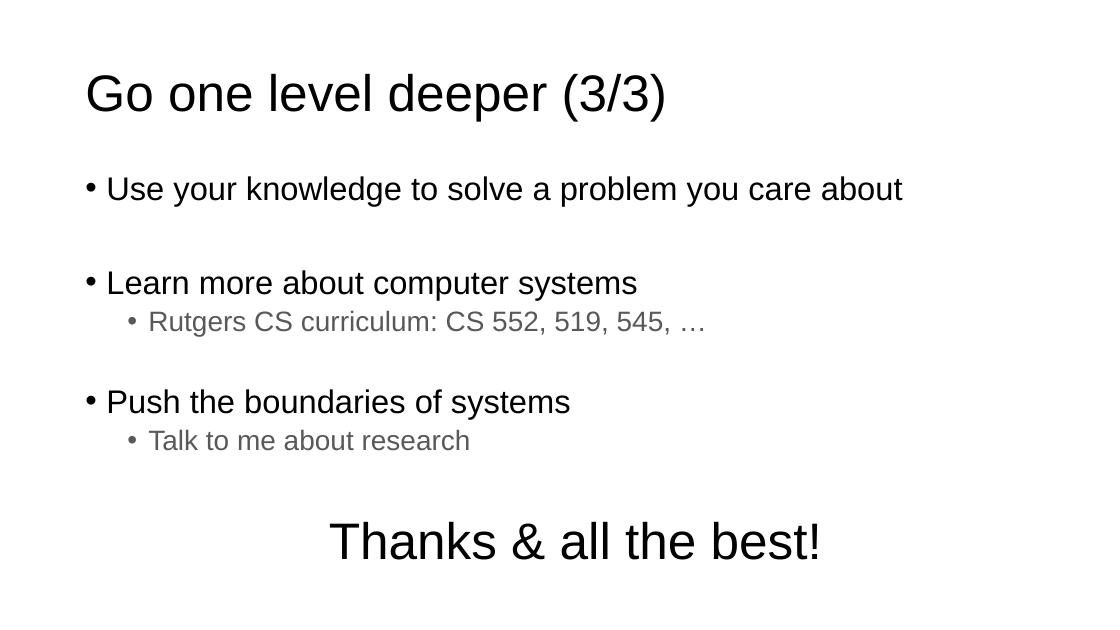
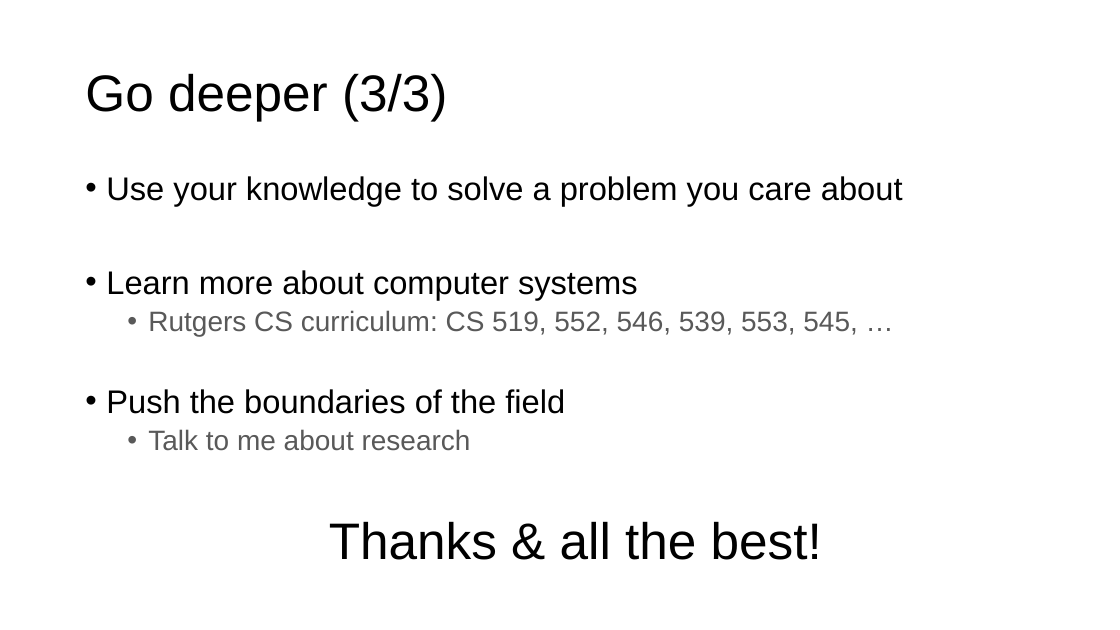
Before and after one commit to ngsrinivas/coursegen, a slide deck: slide 76 of ex/416-F23/staging/416-F23/lectures/13-crash-consistency.pptx (slide 77 before the commit). Drawn at 1120x630 pixels with LibreOffice and Linux fonts; fonts in the diff are those of the drawing. Boxes give left, top, right and bottom in pixels: in the first picture for what was removed or moved away, otherwise in the second. Text is boxed around its words. In the diff, an @@ line names an element or a change of style, - is before the commit and + after.

```diff
--- a/ex/416-F23/staging/416-F23/lectures/13-crash-consistency.pptx
+++ b/ex/416-F23/staging/416-F23/lectures/13-crash-consistency.pptx
@@ title at box(85, 73, 447, 121): text changed @@
-Go one level deeper (3/3)
+Go deeper (3/3)
@@ text at box(106, 310, 857, 414): text changed @@
-  • Rutgers CS curriculum: CS 552, 519, 545, …
-• Push the boundaries of systems
+  • Rutgers CS curriculum: CS 519, 552, 546, 539, 553, 545, …
+• Push the boundaries of the field
```
Also in this commit, not shown: 28 other slides changed, 1 slide removed, 1 other file.
